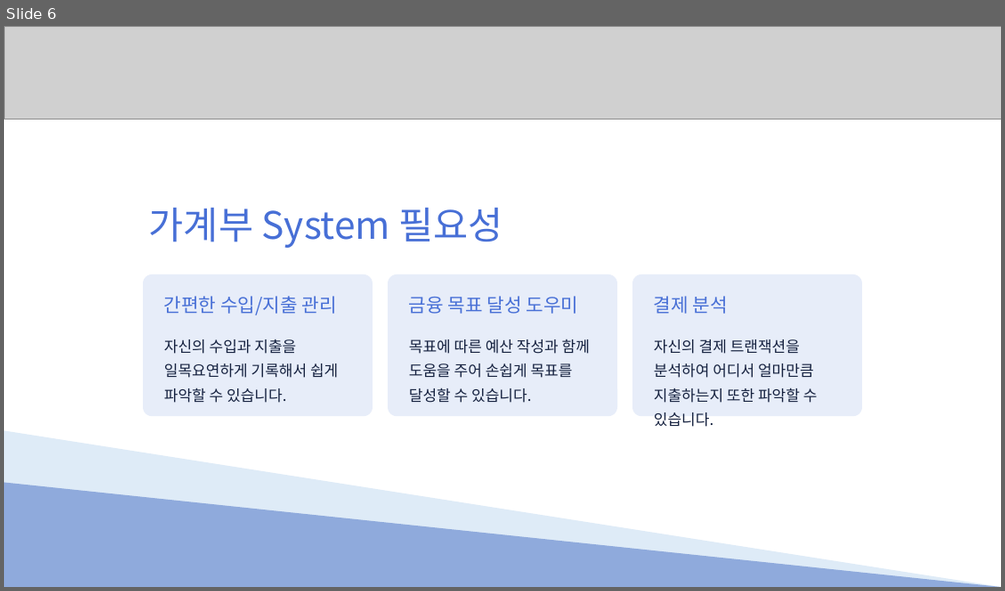
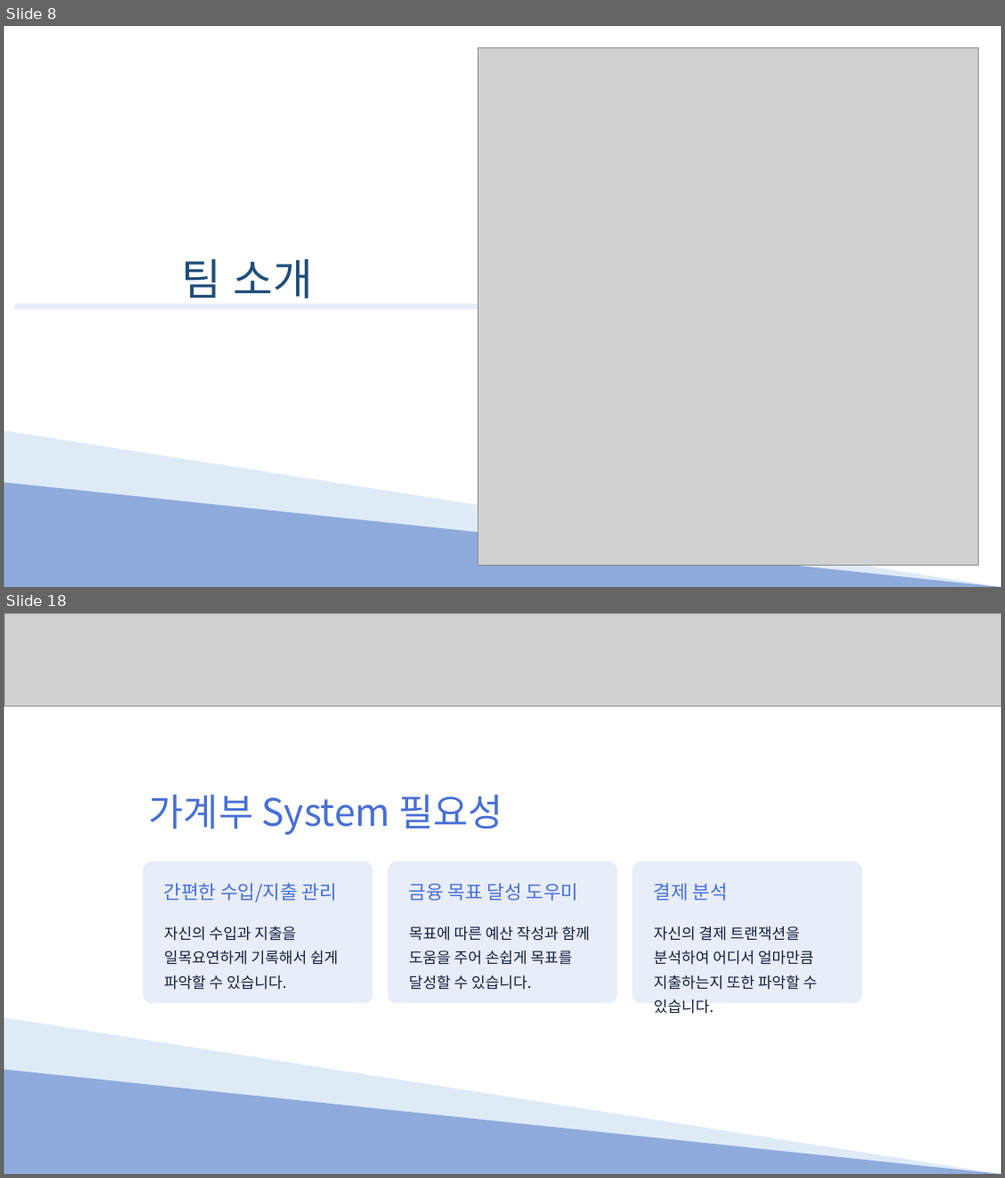
Before and after one commit to Hyno2/C-project, a slide deck: PPT/System.pptx. Shown one above the other, each under a label of ours: slide 6 before the commit, slides 8 and 18 after it; the slides between them are not shown. The pictures are 1005x591 and 1005x1178 pixels, drawn with LibreOffice and Linux fonts; fonts in the diff are those of the drawing; grey boxes stand for pictures. Boxes give left, top, right and bottom in pixels: in the first picture for what was removed or moved away, otherwise in the second. Text is boxed around its words. In the diff, an @@ line names an element or a change of style, - is before the commit and + after.

```diff
--- a/PPT/System.pptx
+++ b/PPT/System.pptx
@@ slide 8 added at (4, 26, 1001, 587), background #FFFFFF @@
@@ picture added at (478, 47, 979, 565) @@
@@ text added at (182, 258, 313, 298), 50 pt, text #1F4E79 @@
+팀 소개
@@ rectangle added at (15, 304, 477, 309), fill #E7EDF9 @@
@@ right triangle added at (4, 430, 1001, 587), fill #DEEBF7 @@
@@ right triangle added at (4, 482, 1001, 587), fill #8FAADC @@
@@ what was slide 6 is now slide 18 @@
```
Also in this commit, not shown: 3 slides changed, 15 other slides added, 4 slides removed.
